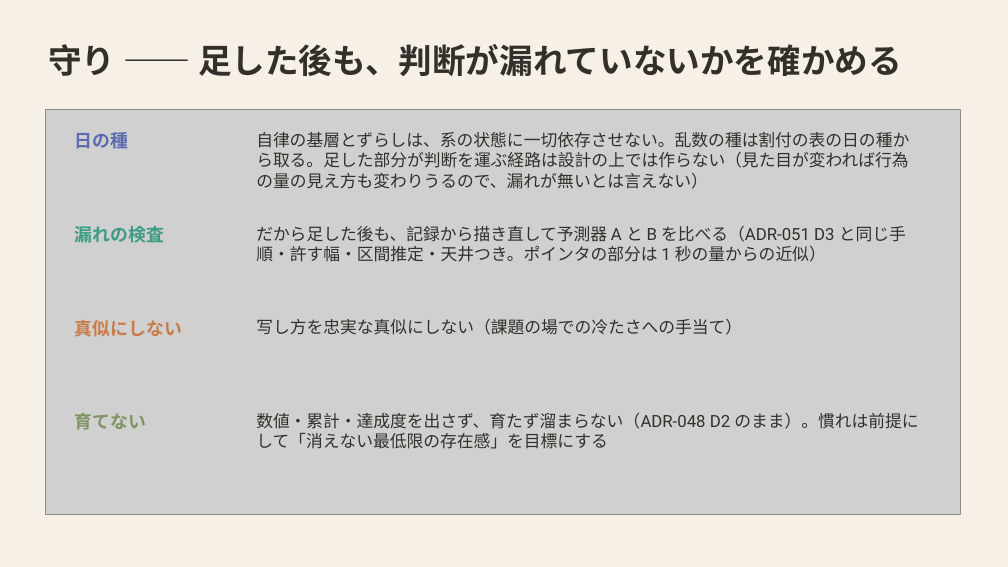
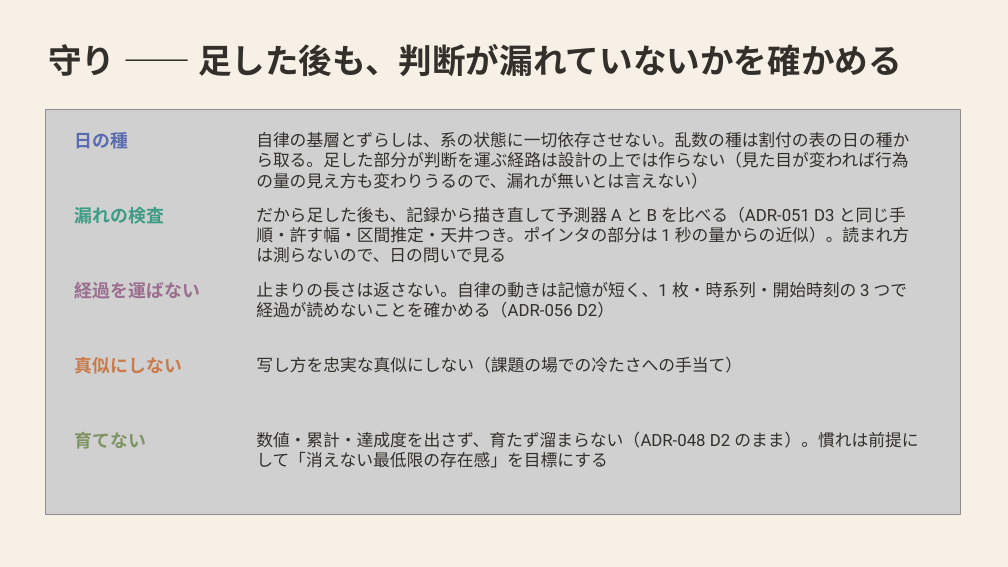
Before and after one commit to mikotomiura/GSE-prototype, a slide deck: slide 29 of docs/slides/project-overview/GSE_handmark_design.pptx (slide 26 before the commit). Drawn at 1008x567 pixels with LibreOffice and Linux fonts; fonts in the diff are those of the drawing; grey boxes stand for pictures. Boxes give left, top, right and bottom in pixels: in the first picture for what was removed or moved away, otherwise in the second. Text is boxed around its words. In the diff, an @@ line names an element or a change of style, - is before the commit and + after.

```diff
--- a/docs/slides/project-overview/GSE_handmark_design.pptx
+++ b/docs/slides/project-overview/GSE_handmark_design.pptx
@@ text "漏れの検査": place and size @@
-text "漏れの検査" at (75,226,164,243)
+text "漏れの検査" at (75,207,164,224)
@@ text at (256,207,910,263): text changed @@
-だから足した後も、記録から描き直して予測器 A と B を比べる（ADR-051 D3 と同じ手順・許す幅・区間推定・天井つき。ポインタの部分は 1 秒の量からの近似）
+だから足した後も、記録から描き直して予測器 A と B を比べる（ADR-051 D3 と同じ手順・許す幅・区間推定・天井つき。ポインタの部分は 1 秒の量からの近似）。読まれ方は測らないので、日の問いで見る
@@ text added at (75,282,200,298), 17 pt, text #9B6E8F, bold @@
+経過を運ばない
@@ text added at (256,282,908,318), 16 pt, text #33302B @@
+止まりの長さは返さない。自律の動きは記憶が短く、1 枚・時系列・開始時刻の 3 つで経過が読めないことを確かめる（ADR-056 D2）
@@ text "真似にしない": place and size @@
-text "真似にしない" at (75,320,182,337)
+text "真似にしない" at (75,357,182,374)
@@ text "写し方を忠実な真似にしない（課題の場での冷たさへの手当て）": place and size @@
-text "写し方を忠実な真似にしない（課題の場での冷たさへの手当て）" at (256,319,742,335)
+text "写し方を忠実な真似にしない（課題の場での冷たさへの手当て）" at (256,357,742,373)
@@ text "育てない": place and size @@
-text "育てない" at (75,413,146,430)
+text "育てない" at (75,432,146,449)
@@ text "数値・累計・達成度を出さず、育たず溜まらない（ADR-048 D2 のまま）。慣れは前提にして「消えない最低限の存在感」 ...": place and size @@
-text "数値・累計・達成度を出さず、育たず溜まらない（ADR-048 D2 のまま）。慣れは前提にして「消えない最低限の存在感」 ..." at (256,413,918,449)
+text "数値・累計・達成度を出さず、育たず溜まらない（ADR-048 D2 のまま）。慣れは前提にして「消えない最低限の存在感」 ..." at (256,432,918,468)
```
Also in this commit, not shown: 14 other slides changed, 3 slides added, 12 other files.
